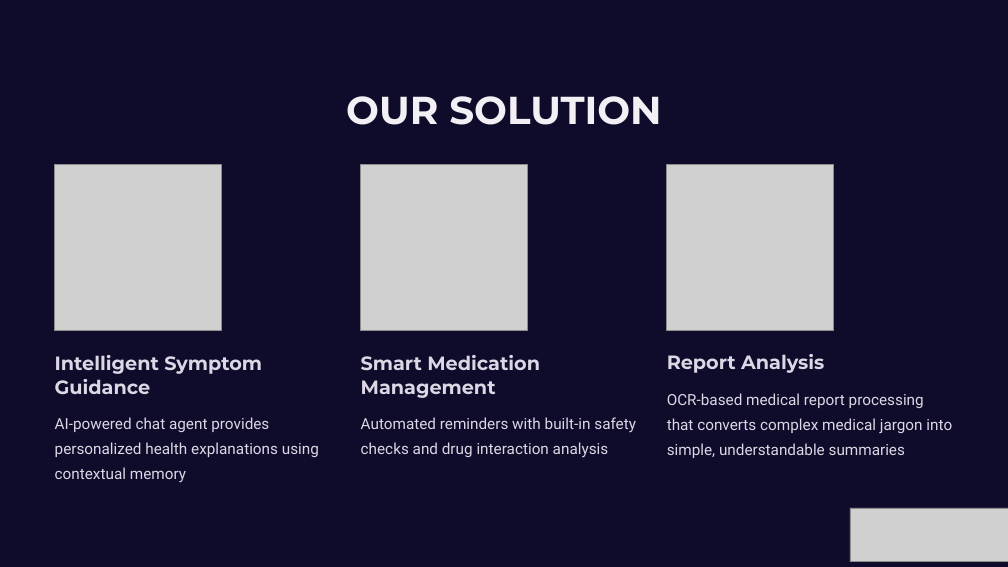
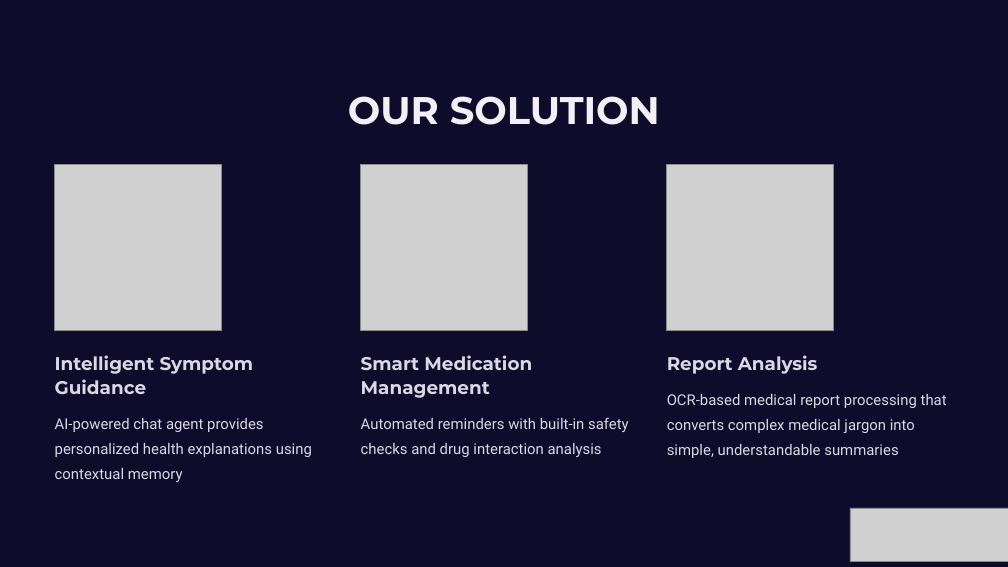
Before and after one commit to rahulkadvasara/cura-ai, a slide deck: slide 3 of docs/Cura-AI.pptx. Drawn at 1008x567 pixels with LibreOffice and Linux fonts; fonts in the diff are those of the drawing; grey boxes stand for pictures; background and template pictures are left out; a plain dark background stands for a picture behind light text. Boxes give left, top, right and bottom in pixels: in the first picture for what was removed or moved away, otherwise in the second. Text is boxed around its words. In the diff, an @@ line names an element or a change of style, - is before the commit and + after.

```diff
--- a/docs/Cura-AI.pptx
+++ b/docs/Cura-AI.pptx
@@ text "OUR SOLUTION" at (x1=348, y1=96, x2=660, y2=125): size 44.5 to 44 pt @@
@@ size 22 to 21 pt in 3 elements at (x1=55, y1=355, x2=254, y2=394), (x1=361, y1=355, x2=532, y2=398), (x1=667, y1=355, x2=818, y2=374) @@
@@ size 17.5 to 17 pt in 3 elements at (x1=55, y1=418, x2=312, y2=482), (x1=361, y1=417, x2=629, y2=457), (x1=667, y1=419, x2=915, y2=458) @@
```
Also in this commit, not shown: 6 other slides changed, 3 other files.
